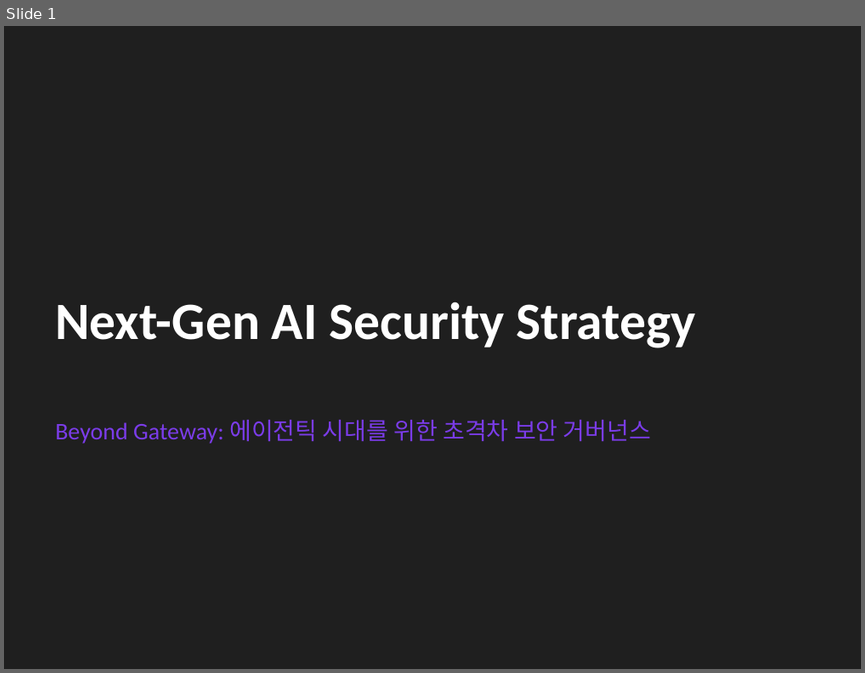
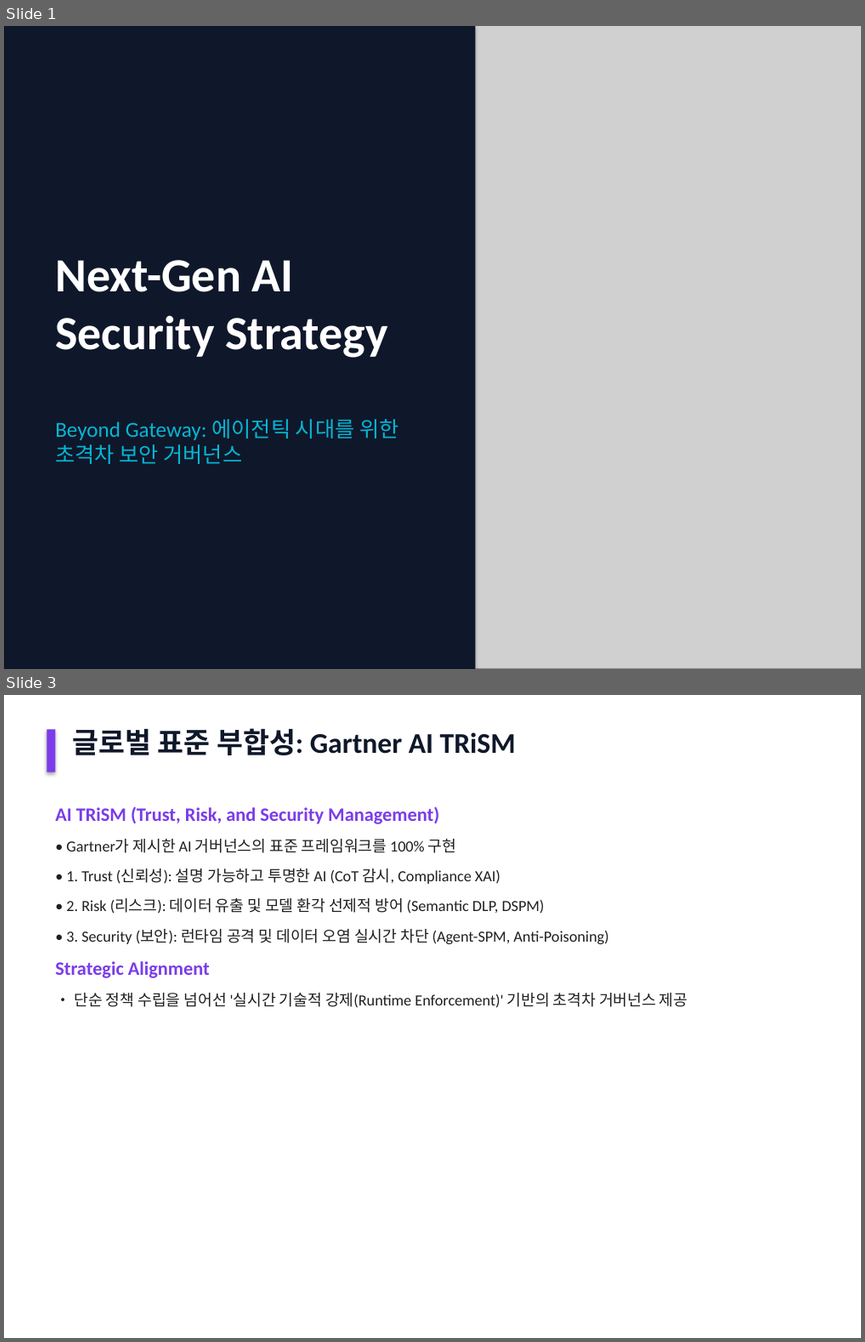
Before and after one commit to flyngcoq/ai_project, a slide deck: 40_Projects/Work/Safe_AI/Next_Gen_AI_Security_Strategy.pptx. Shown one above the other, each under a label of ours: slide 1 before the commit, slides 1 and 3 after it; the slides between them are not shown. The pictures are 865x673 and 865x1342 pixels, drawn with LibreOffice and Linux fonts; fonts in the diff are those of the drawing; grey boxes stand for pictures. Boxes give left, top, right and bottom in pixels: in the first picture for what was removed or moved away, otherwise in the second. Text is boxed around its words. In the diff, an @@ line names an element or a change of style, - is before the commit and + after.

```diff
--- a/40_Projects/Work/Safe_AI/Next_Gen_AI_Security_Strategy.pptx
+++ b/40_Projects/Work/Safe_AI/Next_Gen_AI_Security_Strategy.pptx
@@ slide 3 added at box(4, 695, 861, 1338), background #FFFFFF @@
@@ rectangle added at box(46, 729, 55, 772), fill #7B3CE9 @@
@@ text added at box(72, 728, 516, 755), 24 pt, text #0F172A, bold @@
+글로벌 표준 부합성: Gartner AI TRiSM
@@ text added at box(55, 806, 439, 824), 16 pt, text #7B3CE9, bold @@
+AI TRiSM (Trust, Risk, and Security Management)
@@ text added at box(66, 839, 456, 853), 13 pt, text #1F1F1F @@
+• Gartner가 제시한 AI 거버넌스의 표준 프레임워크를 100% 구현
@@ text added at box(66, 868, 500, 884), 13 pt, text #1F1F1F @@
+• 1. Trust (신뢰성): 설명 가능하고 투명한 AI (CoT 감시, Compliance XAI)
@@ text added at box(66, 898, 545, 913), 13 pt, text #1F1F1F @@
+• 2. Risk (리스크): 데이터 유출 및 모델 환각 선제적 방어 (Semantic DLP, DSPM)
@@ text added at box(66, 929, 608, 944), 13 pt, text #1F1F1F @@
+• 3. Security (보안): 런타임 공격 및 데이터 오염 실시간 차단 (Agent-SPM, Anti-Poisoning)
@@ text added at box(55, 961, 210, 978), 16 pt, text #7B3CE9, bold @@
+Strategic Alignment
@@ text added at box(74, 993, 687, 1008), 13 pt, text #1F1F1F @@
+• 단순 정책 수립을 넘어선 '실시간 기술적 강제(Runtime Enforcement)' 기반의 초격차 거버넌스 제공
@@ slide 1 changed as well @@
@@ background #1F1F1F to #0F172A @@
@@ rectangle added at box(4, 26, 475, 669), fill #0F172A @@
@@ picture added at box(432, 26, 861, 669) @@
@@ text "Next-Gen AI Security Strategy": place and size @@
-text "Next-Gen AI Security Strategy" at box(55, 301, 696, 348)
+text "Next-Gen AI Security Strategy" at box(55, 260, 387, 358)
@@ text "Next-Gen AI Security Strategy" at box(55, 260, 387, 358): size 44 to 40 pt @@
@@ text "Beyond Gateway: 에이전틱 시대를 위한 ..." at box(55, 419, 398, 464): size 20 to 18 pt, text colour #7B3CE9 to #06B6D4 @@
```
Also in this commit, not shown: 3 other slides changed, 7 other slides added, 9 slides removed, 1 other file.
